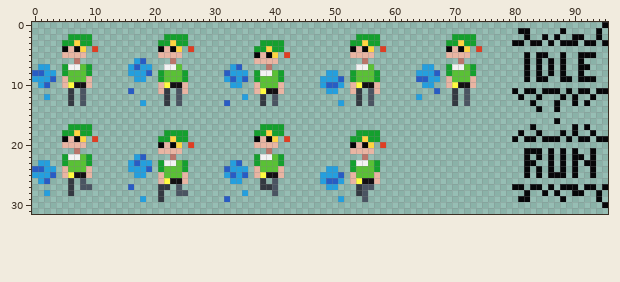
One commit to this pixel-art file: Assets/Sprites/Aseprite/elf.aseprite. That is the earlier state.
96x32 pixels, 1 frame. Colours within 5 levels of each other are drawn and written as one.
New version:
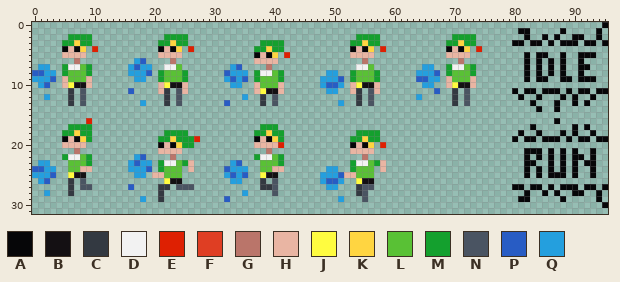
Palette (. is transparent): A #060608  B #141013  C #333941  D #f2f2f2  E #de2002  F #df3e23  G #ba756a  H #e9b5a3  J #fffc40  K #ffd541  L #59c135  M #14a02e  N #4a5462  P #285cc4  Q #249fde
From old to new:
Layer "Layer 1":
y 4: x 10 F -> E; x 26 F -> E; x 58 F -> E; x 74 F -> E
y 5: x 42 F -> E
y 16: x 9 . -> E
y 17: x 41 M -> .
y 19: x 9..10 .F -> M.; x 26..27 .. -> ME; x 41..42 .F -> M.
y 20: x 25..26 .F -> MM; x 41 . -> E; x 58 F -> E
y 23: x 5 M -> .; x 26 . -> H; x 37 M -> .; x 58 . -> H
y 24: x 5 H -> .; x 8 L -> H; x 25..26 M. -> .H; x 37 H -> .; x 40 L -> H; x 57..58 M. -> .H
y 25: x 5 H -> .; x 9 H -> .; x 20 . -> H; x 25 H -> .; x 37 H -> .; x 41 H -> .; x 52 . -> H; x 57 H -> .
y 26: x 21 H -> .; x 25 H -> .; x 53 H -> .; x 57 H -> .
y 27: x 25..26 .. -> NN
y 28: x 24..25 NN -> ..
